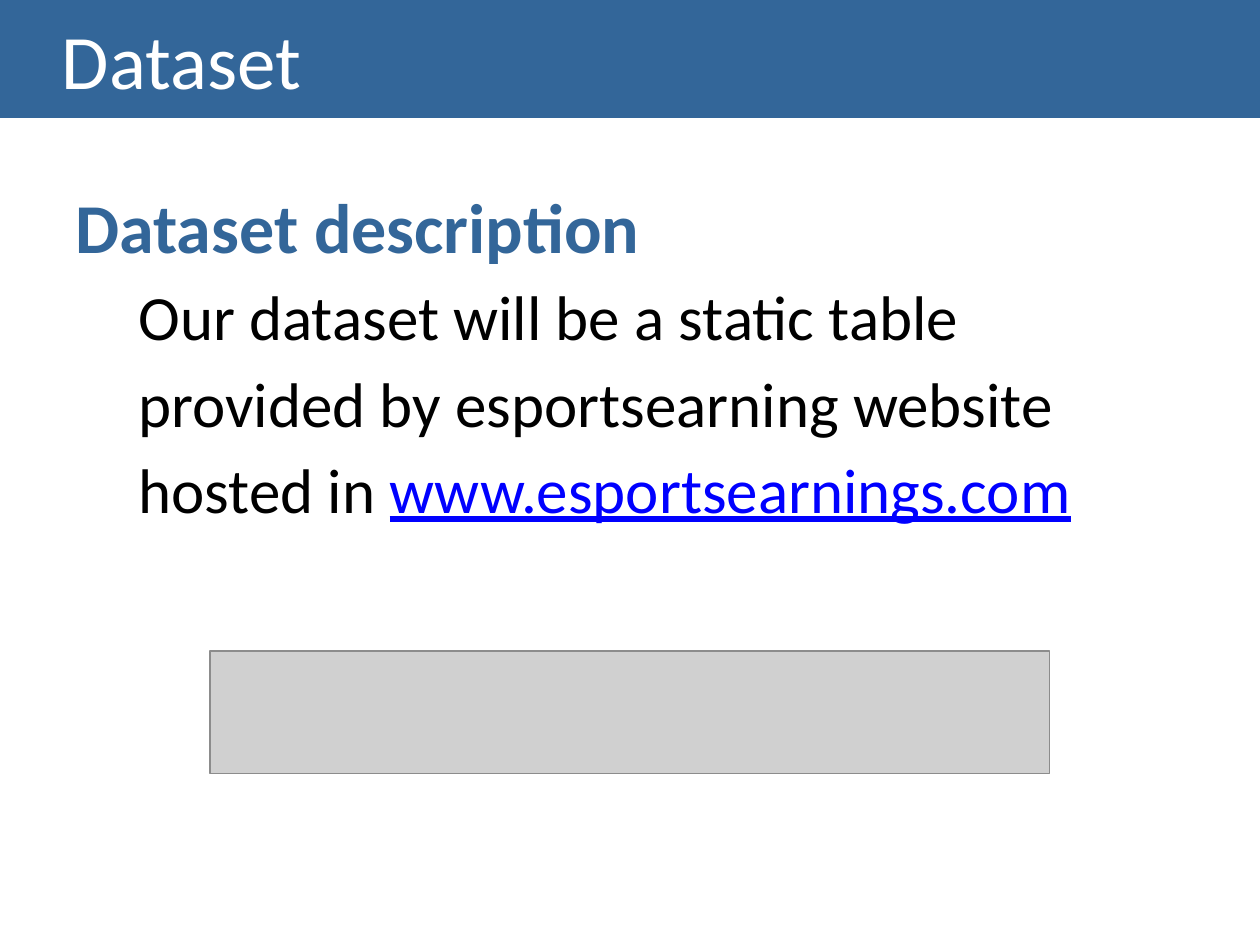
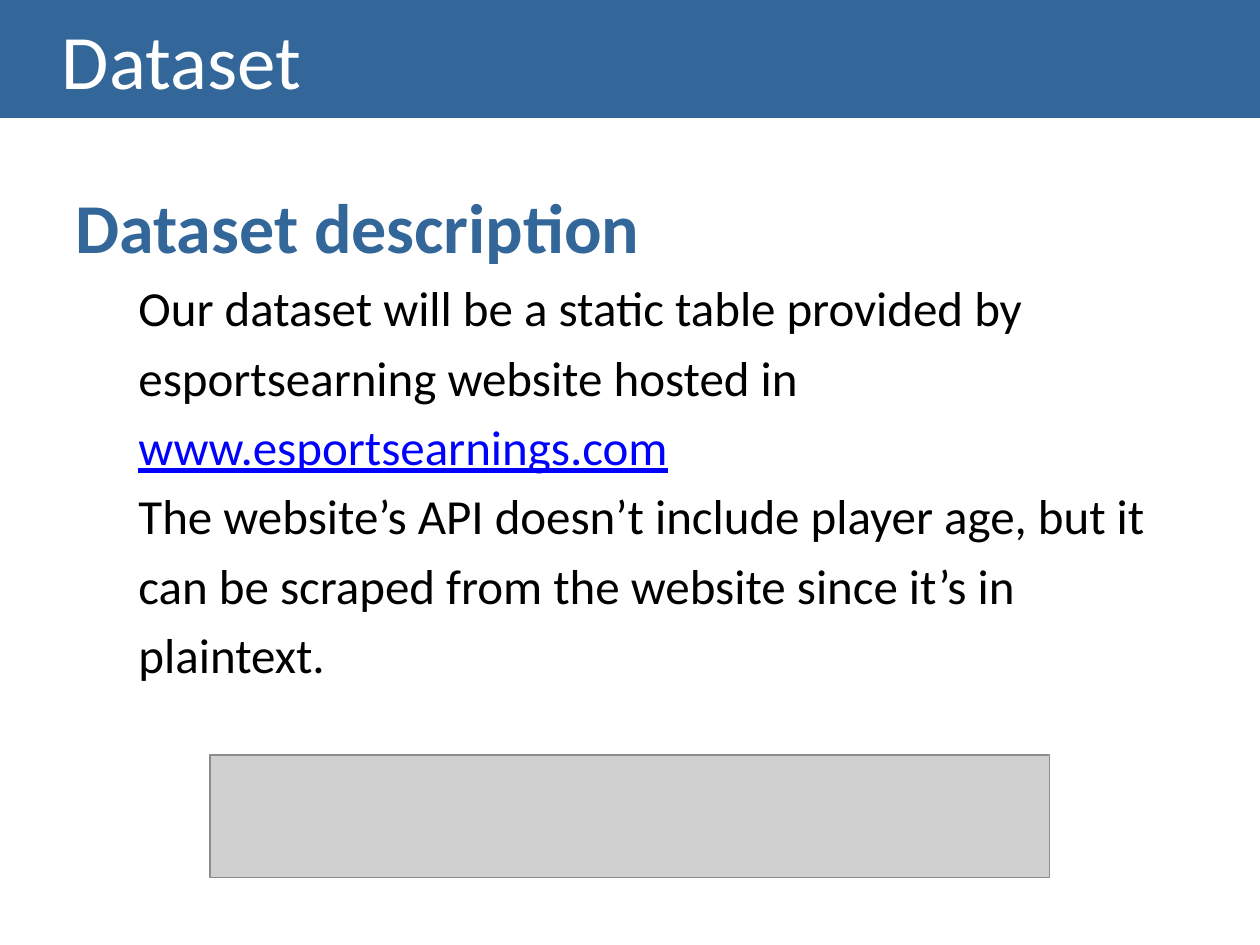
Before and after one commit to lucasrafael98/IV1819-esports, a slide deck: slide 5 of Documentation/Checkpoint I - Presentation.pptx. Drawn at 1260x945 pixels with LibreOffice and Linux fonts; fonts in the diff are those of the drawing; grey boxes stand for pictures. Boxes give left, top, right and bottom in pixels: in the first picture for what was removed or moved away, otherwise in the second. Text is boxed around its words. In the diff, an @@ line names an element or a change of style, - is before the commit and + after.

```diff
--- a/Documentation/Checkpoint I - Presentation.pptx
+++ b/Documentation/Checkpoint I - Presentation.pptx
@@ text at [138, 292, 1145, 681]: text changed; size 36 to 28 pt @@
-Our dataset will be a static table
-provided by esportsearning website
-hosted in www.esportsearnings.com
+Our dataset will be a static table provided by
+esportsearning website hosted in
+www.esportsearnings.com
+The website’s API doesn’t include player age, but it
+can be scraped from the website since it’s in
+plaintext.
@@ picture: place and size @@
-picture at [210, 651, 1051, 774]
+picture at [210, 755, 1051, 877]
```
Also in this commit, not shown: 4 other slides changed, 1 slide added, 1 slide removed, 1 other file.
